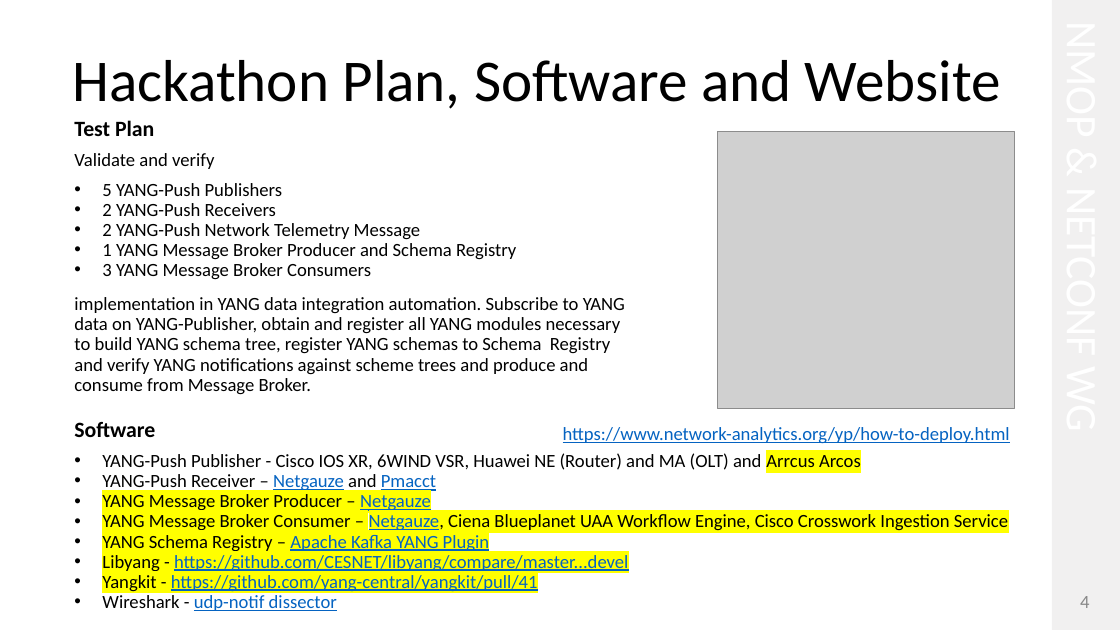
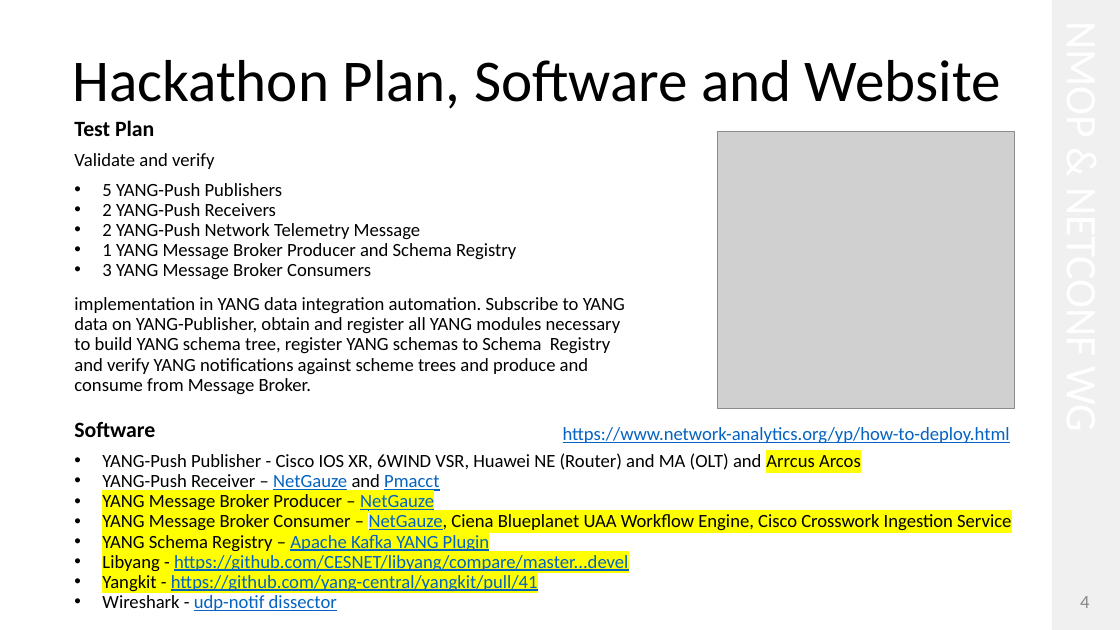
Before and after one commit to network-analytics/ietf-network-analytics-document-status, a slide deck: slide 4 of 125/NMOP/draft-ietf-nmop-yang-message-broker-integration-11.pptx. Drawn at 1120x630 pixels with LibreOffice and Linux fonts; fonts in the diff are those of the drawing; grey boxes stand for pictures. Boxes give left, top, right and bottom in pixels: in the first picture for what was removed or moved away, otherwise in the second. Text is boxed around its words. In the diff, an @@ line names an element or a change of style, - is before the commit and + after.

```diff
--- a/125/NMOP/draft-ietf-nmop-yang-message-broker-integration-11.pptx
+++ b/125/NMOP/draft-ietf-nmop-yang-message-broker-integration-11.pptx
@@ text at [102,474,1011,531]: text changed @@
-• YANG-Push Receiver – Netgauze and Pmacct
-• YANG Message Broker Producer – Netgauze
-• YANG Message Broker Consumer – Netgauze, Ciena Blueplanet UAA Workflow Engine, Cisco Crosswork Ingestion Service
+• YANG-Push Receiver – NetGauze and Pmacct
+• YANG Message Broker Producer – NetGauze
+• YANG Message Broker Consumer – NetGauze, Ciena Blueplanet UAA Workflow Engine, Cisco Crosswork Ingestion Service
```
Also in this commit, not shown: 4 other slides changed, 2 other files.
